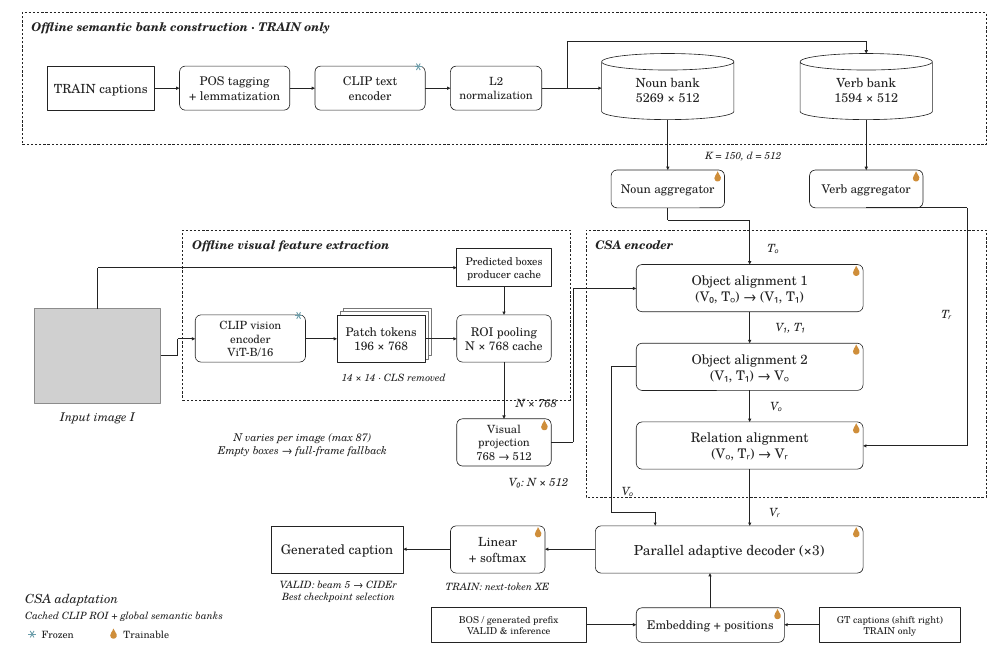
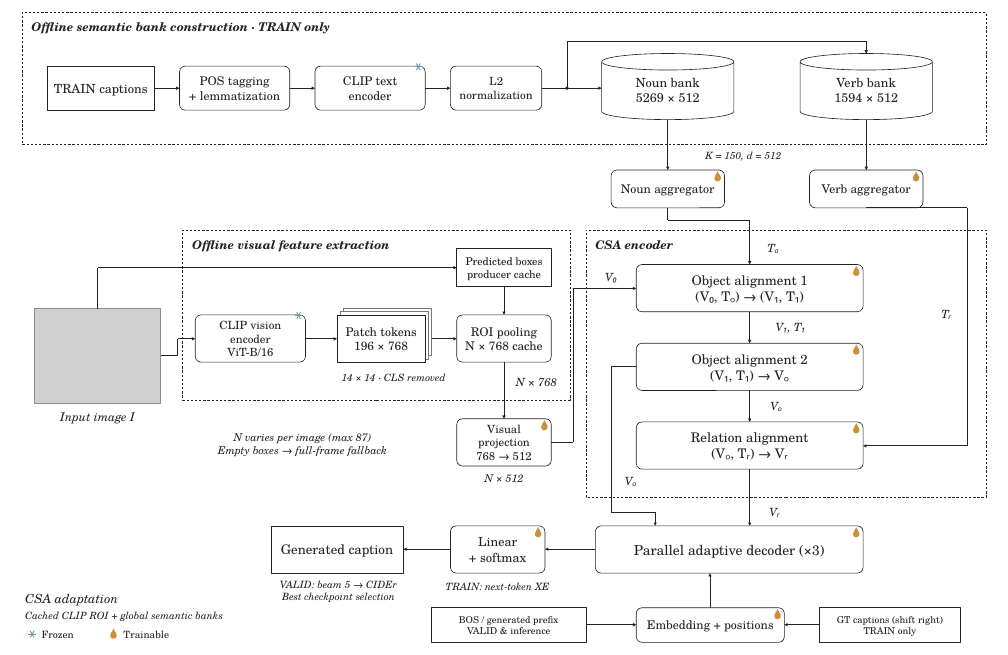
Before and after one commit to Supzxjee/Image_Captioning, a slide deck: slide 1 of docs/csa_pipeline_2026-11-02/v3/CSA_pipeline_editable.pptx. Drawn at 1008x655 pixels with LibreOffice and Linux fonts; fonts in the diff are those of the drawing; grey boxes stand for pictures. Boxes give left, top, right and bottom in pixels: in the first picture for what was removed or moved away, otherwise in the second. Text is boxed around its words. In the diff, an @@ line names an element or a change of style, - is before the commit and + after.

```diff
--- a/docs/csa_pipeline_2026-11-02/v3/CSA_pipeline_editable.pptx
+++ b/docs/csa_pipeline_2026-11-02/v3/CSA_pipeline_editable.pptx
@@ text added at (x1=605, y1=273, x2=617, y2=283), 13.5 pt, text #232323, italic @@
+V₀
@@ text "N × 768" moved from (x1=516, y1=399, x2=557, y2=407) to (x1=516, y1=378, x2=557, y2=386) @@
@@ text at (x1=485, y1=474, x2=524, y2=482): text changed; size 13.5 to 12.8 pt @@
-V₀: N × 512
+N × 512
@@ text "Vₒ" moved from (x1=622, y1=487, x2=634, y2=498) to (x1=625, y1=477, x2=637, y2=486) @@
```
Also in this commit, not shown: 10 other files.
